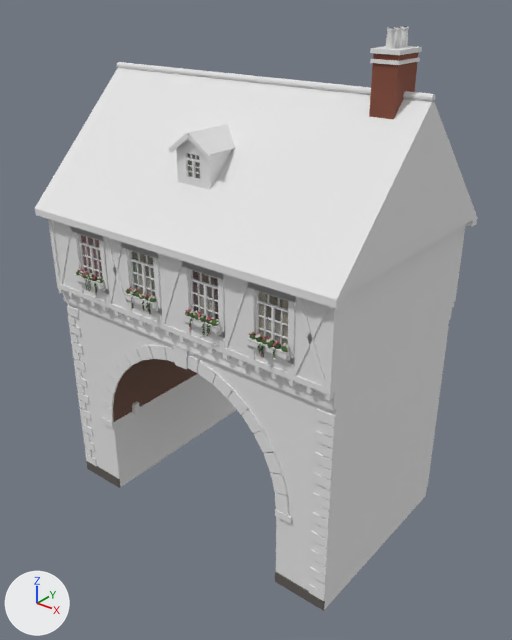
A saved change to the glTF model assets/models/houses/street/GateStreet_Gatehouse.glb.
Camera for both pictures: a camera (50 mm lens) standing at (12.1, -11.95, 15.37) and looking at (0.36, 2.73, 6.27). The axes (+X, +Y, +Z) are drawn at lower left. The lights are the same throughout. The older version comes first. Vertices at exactly the same position are counted once.

Names of what the first picture shows: 'GateStreet_Gatehouse'.
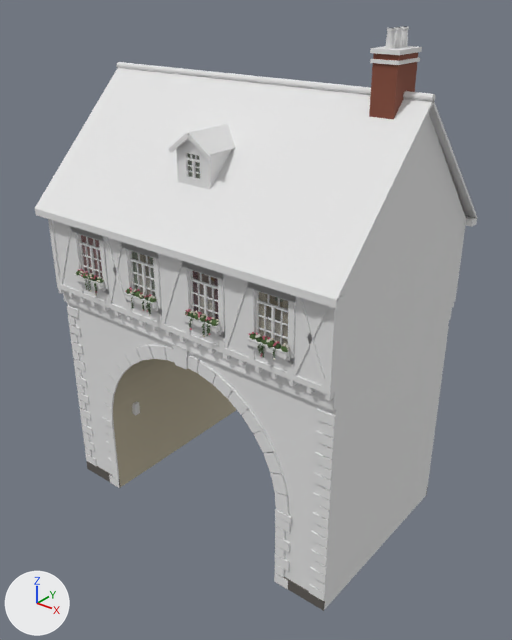
What differs and where, as boxes (x1, y1, x2, y2) in the pictures (512 x 640 px):
part 1 of me_gatestreet_gatehouse, added: after (109, 475, 120, 488)
part 2 of me_gatestreet_gatehouse, added: after (107, 458, 119, 472)
part 3 of me_gatestreet_gatehouse, added: after (110, 452, 118, 463)
part 4 of me_gatestreet_gatehouse, added: after (274, 573, 288, 589)
part 5 of me_gatestreet_gatehouse, added: after (275, 555, 289, 571)
part 6 of me_gatestreet_gatehouse, added: after (275, 545, 285, 559)
part 7 of me_gatestreet_gatehouse, added: after (275, 535, 290, 552)
part 8 of me_gatestreet_gatehouse, added: after (275, 526, 285, 540)
part 9 of me_gatestreet_gatehouse, added: after (275, 516, 290, 533)
part 10 of me_gatestreet_gatehouse, added: after (111, 468, 284, 577)
part 11 of me_gatestreet_gatehouse, added: after (337, 99, 477, 300)
part 12 of me_gatestreet_gatehouse, recoloured: (113, 359, 236, 487) in both

Patch to the scene script:
```diff
--- a/assets/models/houses/street/GateStreet_Gatehouse.glb.py
+++ b/assets/models/houses/street/GateStreet_Gatehouse.glb.py
@@ me_gatestreet_gatehouse @@
 # used by ob_gatestreet_gatehouse; location = (0.0, 0.0, 0.0)
-me_gatestreet_gatehouse.from_pydata(...)  # 9383 vertices, 14395 faces; spans x -5.1..5.1, y -0.55..6.55, z 0.0..14.36
+me_gatestreet_gatehouse.from_pydata(...)  # 9611 vertices, 14749 faces; spans x -5.1..5.1, y -0.55..6.55, z 0.0..14.36
+# me_gatestreet_gatehouse part 1: a new loose piece, a box spanning x -3.71..-3.25, y -0.05..0.0, z 0.01..0.33, in mat_house
+# me_gatestreet_gatehouse part 2: a new loose piece, a box spanning x -3.71..-3.25, y -0.05..0.0, z 0.69..1.01, in mat_house
+# me_gatestreet_gatehouse part 3: a new loose piece, a box spanning x -3.55..-3.25, y -0.05..0.0, z 1.03..1.35, in mat_house
+# me_gatestreet_gatehouse part 4: a new loose piece, a box spanning x 3.25..3.71, y -0.05..0.0, z 0.01..0.33, in mat_house
+# me_gatestreet_gatehouse part 5: a new loose piece, a box spanning x 3.25..3.71, y -0.05..0.0, z 0.69..1.01, in mat_house
+# me_gatestreet_gatehouse part 6: a new loose piece, a box spanning x 3.25..3.55, y -0.05..0.0, z 1.03..1.35, in mat_house
+# me_gatestreet_gatehouse part 7: a new loose piece, a box spanning x 3.25..3.71, y -0.05..0.0, z 1.37..1.69, in mat_house
+# me_gatestreet_gatehouse part 8: a new loose piece, a box spanning x 3.25..3.55, y -0.05..0.0, z 1.71..2.03, in mat_house
+# me_gatestreet_gatehouse part 9: a new loose piece, a box spanning x 3.25..3.71, y -0.05..0.0, z 2.05..2.37, in mat_house
+# me_gatestreet_gatehouse part 10: 28 vertices added at x -3.55..3.55, y -0.05..6.05, z 0.35..0.67
+# me_gatestreet_gatehouse part 11: 8 vertices added at x -5.1..5.1, y -0.5..6.5, z 9.35..12.9
+# me_gatestreet_gatehouse part 12: 40 kept faces spanning x -3.25..3.25, y 0.0..6.0, z 0.0..5.85 get new vertex colours; the middle colour goes from brown #7f5c4c to beige #d6ccb2
+# other edits to the shape of me_gatestreet_gatehouse do not show in these pictures
 me_gatestreet_gatehouse.materials.append(mat_house)
```
